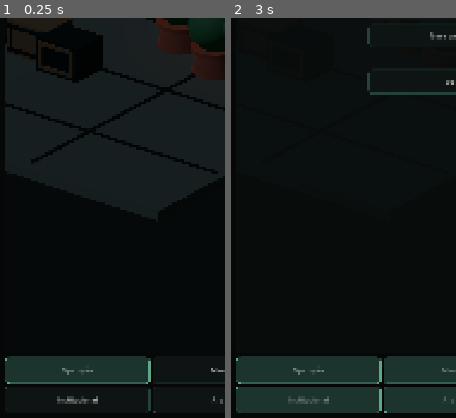
Above: before the commit, frames 1-2 (left to right).
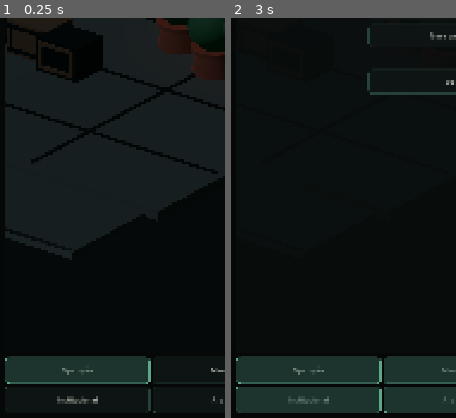
Above: after the commit, the same moments.

Repository: az1nn/growing-rio
Game: Godot game, scene res://scenes/shell/game_shell.tscn
The game is run twice, just before and just after one commit, with the same random seed, the same clock (stepped at 60 frames per second) and the same inputs.
Inputs:
- Up to frame 1 (0.25 s): no input
- Up to frame 2 (3 s): click "Reiniciar ciclo" at 0.5 s; click "Reiniciar ciclo" at 1.25 s; click "Reiniciar ciclo" at 2 s; click "Campanha" at 2.75 s
The pictures show only the part of the screen within x 0-50%, y 50-100%; the shares and areas given below are measured in that part.

The runs differ from the first frame. In frame 1, 0.5% of the frame differs, in the area x 2-32%, y 53-60%; in frame 2, less than 0.1%.

Commit message:
feat(cena): add foreground apron transition

Diff:
--- a/scenes/visual/operation_diorama.tscn
+++ b/scenes/visual/operation_diorama.tscn
@@ -96,6 +96,9 @@
 
 [sub_resource type="BoxMesh" id="Mesh_door_threshold"]
 size = Vector3(1.35, 0.04, 0.42)
+
+[sub_resource type="BoxMesh" id="Mesh_foreground_apron"]
+size = Vector3(6.8, 0.14, 2.4)
 
 [node name="OperationDiorama" type="SubViewportContainer"]
 layout_mode = 1
@@ -554,6 +557,17 @@
 material_override = ExtResource("3_metal")
 mesh = SubResource("Mesh_trim_horizontal")
 
+[node name="ForegroundApron" type="MeshInstance3D" parent="Viewport/World"]
+position = Vector3(0, -0.18, 8.2)
+material_override = ExtResource("1_concrete")
+mesh = SubResource("Mesh_foreground_apron")
+
+[node name="ForegroundApronEdge" type="MeshInstance3D" parent="Viewport/World"]
+position = Vector3(0, -0.095, 9.35)
+scale = Vector3(2.3, 0.12, 1)
+material_override = ExtResource("3_metal")
+mesh = SubResource("Mesh_trim_horizontal")
+
 [node name="BackWallBayReveal" type="MeshInstance3D" parent="Viewport/World"]
 position = Vector3(-0.78, 2.72, -3.66)
 scale = Vector3(1, 1.35, 1)
Not shown: 1 places in scenes/visual/operation_diorama.tscn that only renumber resources
